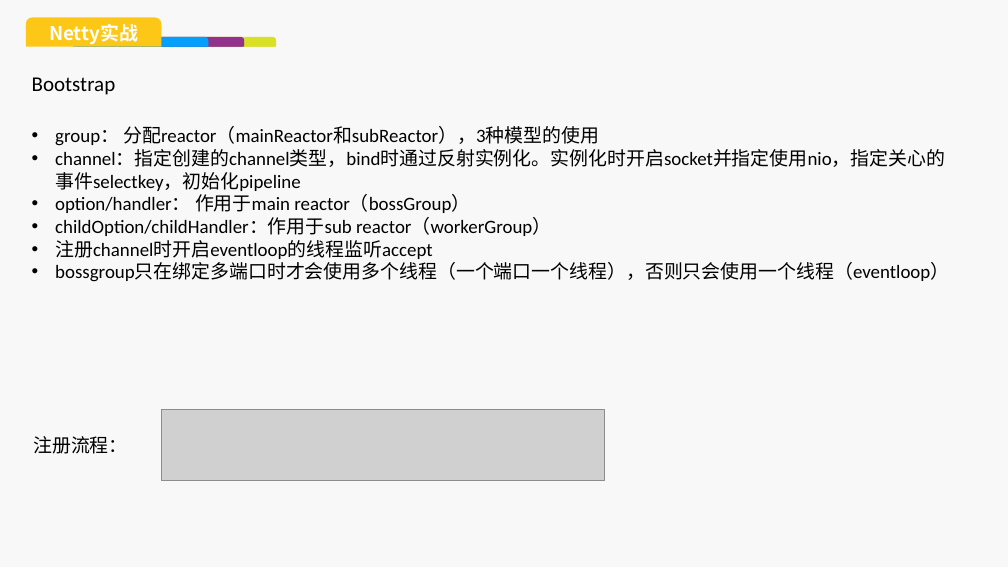
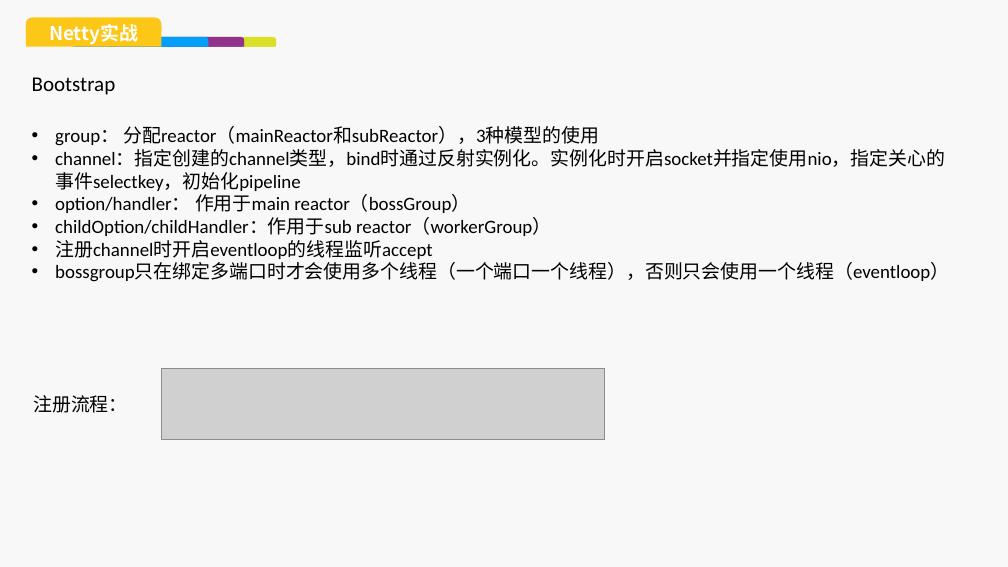
Before and after one commit to stupidsupermanla/netty_study, a slide deck: slide 20 of ppt/NIO&NETTY初窥.pptx. Drawn at 1008x567 pixels with LibreOffice and Linux fonts; fonts in the diff are those of the drawing; grey boxes stand for pictures; background and template pictures are left out. Boxes give left, top, right and bottom in pixels: in the first picture for what was removed or moved away, otherwise in the second. Text is boxed around its words. In the diff, an @@ line names an element or a change of style, - is before the commit and + after.

```diff
--- a/ppt/NIO&NETTY初窥.pptx
+++ b/ppt/NIO&NETTY初窥.pptx
@@ text "注册流程：": place and size @@
-text "注册流程：" at bbox=[33, 436, 127, 454]
+text "注册流程：" at bbox=[33, 395, 127, 413]
@@ picture: place and size @@
-picture at bbox=[161, 410, 604, 481]
+picture at bbox=[161, 368, 604, 439]
```
Also in this commit, not shown: 3 other slides changed, 11 other files.
